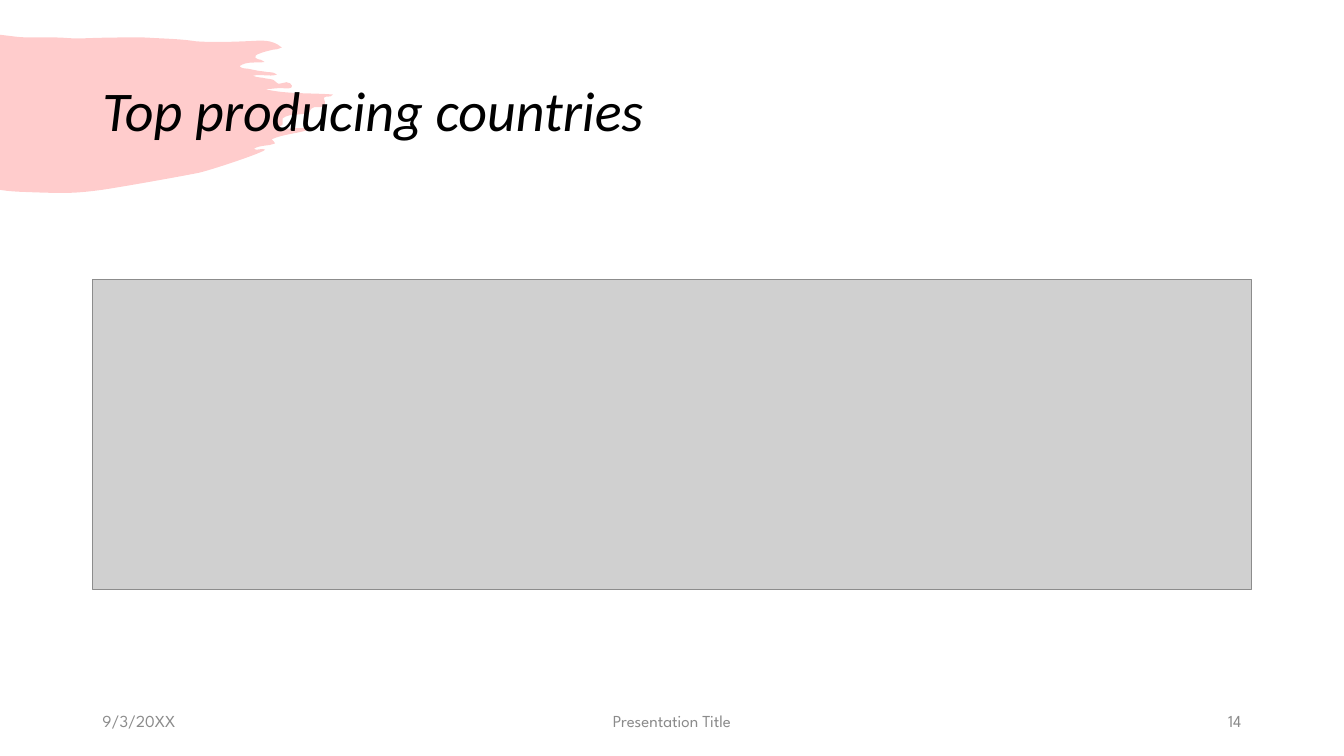
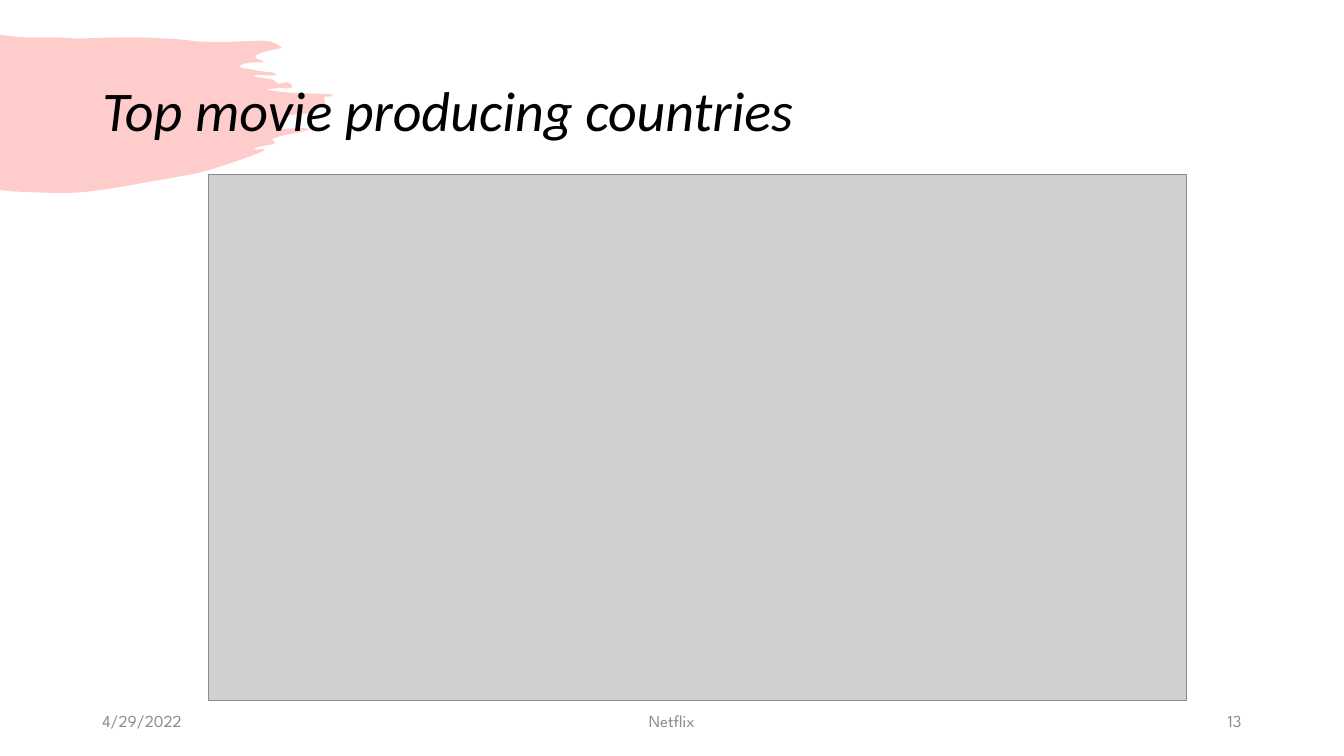
Before and after one commit to Kevinle76/NetFlix, a slide deck: slide 13 of Project_1.pptx (slide 14 before the commit). Drawn at 1344x756 pixels with LibreOffice and Linux fonts; fonts in the diff are those of the drawing; grey boxes stand for pictures. Boxes give left, top, right and bottom in pixels: in the first picture for what was removed or moved away, otherwise in the second. Text is boxed around its words. In the diff, an @@ line names an element or a change of style, - is before the commit and + after.

Commit message:
top 20 movie producing countries

```diff
--- a/Project_1.pptx
+++ b/Project_1.pptx
@@ title at <box>102,84,793,144</box>: text changed @@
-Top producing countries
+Top movie producing countries
@@ picture: place and size @@
-picture at <box>93,279,1252,589</box>
+picture at <box>209,174,1187,701</box>
@@ text at <box>102,715,181,729</box>: text changed @@
-9/3/20XX
+4/29/2022
@@ text at <box>649,715,695,727</box>: text changed @@
-Presentation Title
+Netflix
@@ page number at <box>1228,716,1242,727</box>: text changed @@
-14
+13
```
Also in this commit, not shown: 1 other slide changed, 1 slide added, 2 slides removed, 5 other files.
